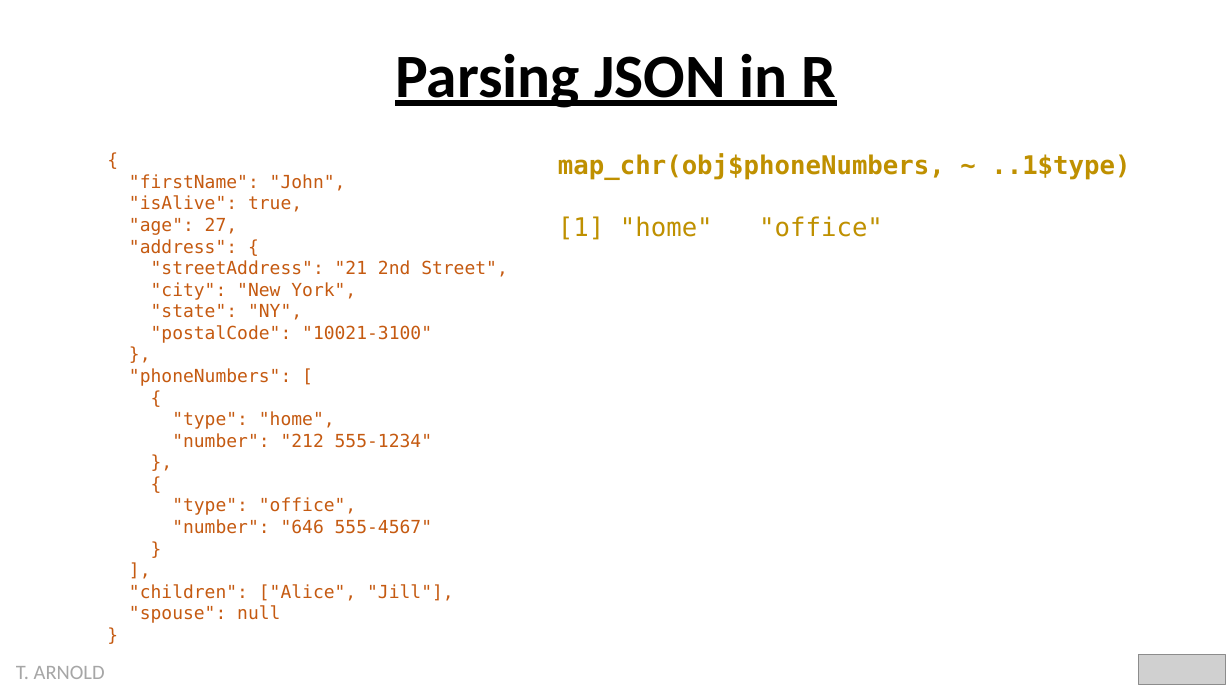
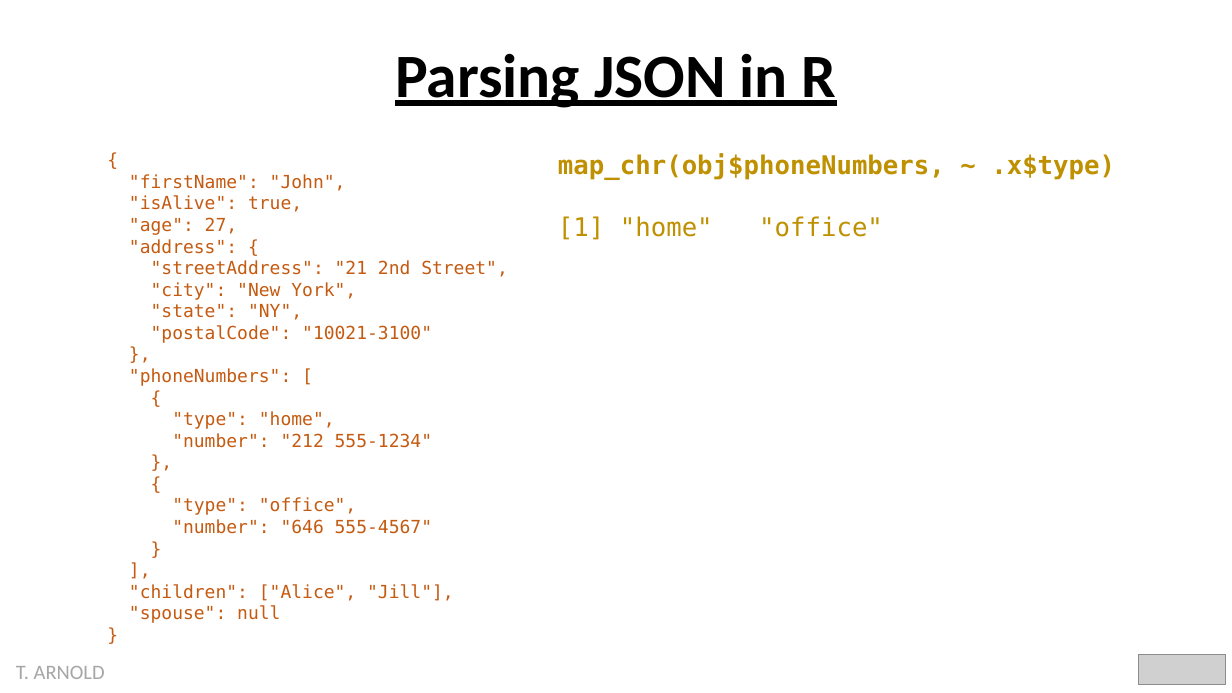
Before and after one commit to statsmaths/dsst289-f21, a slide deck: slide 8 of pslides/json_data.pptx. Drawn at 1232x693 pixels with LibreOffice and Linux fonts; fonts in the diff are those of the drawing; grey boxes stand for pictures. Boxes give left, top, right and bottom in pixels: in the first picture for what was removed or moved away, otherwise in the second. Text is boxed around its words. In the diff, an @@ line names an element or a change of style, - is before the commit and + after.

```diff
--- a/pslides/json_data.pptx
+++ b/pslides/json_data.pptx
@@ text at box(558, 154, 1115, 180): text changed @@
-map_chr(obj$phoneNumbers, ~ ..1$type)
+map_chr(obj$phoneNumbers, ~ .x$type)
```
Also in this commit, not shown: 2 other slides changed, 17 other files.
